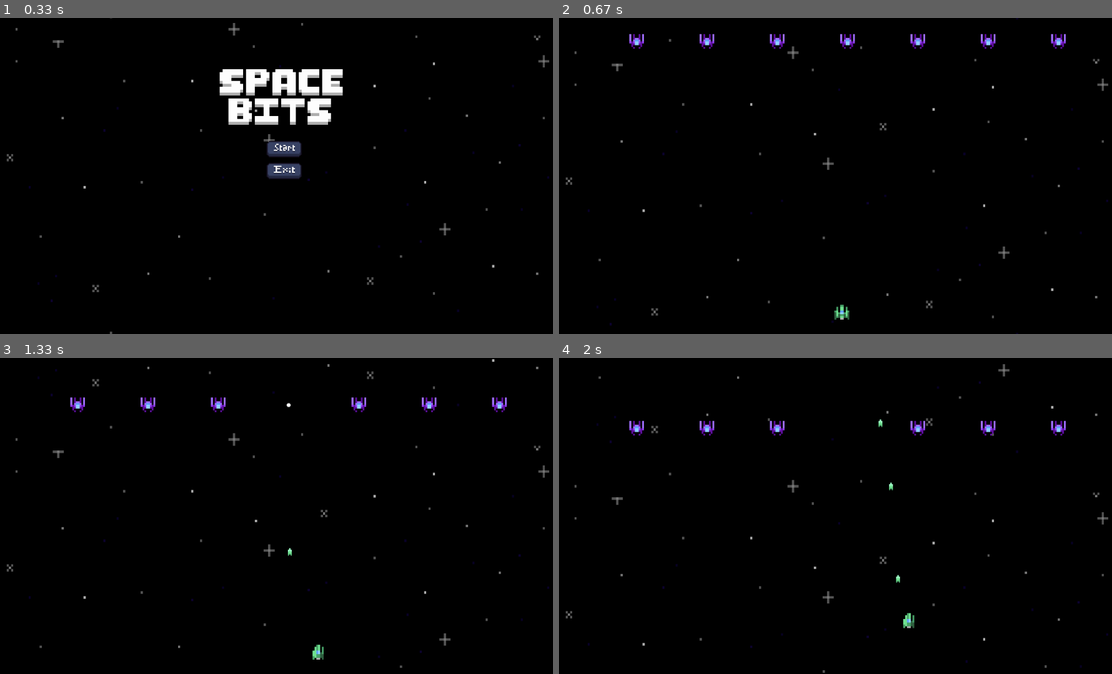
Above: before the commit, frames 1-4 (two rows, left to right).
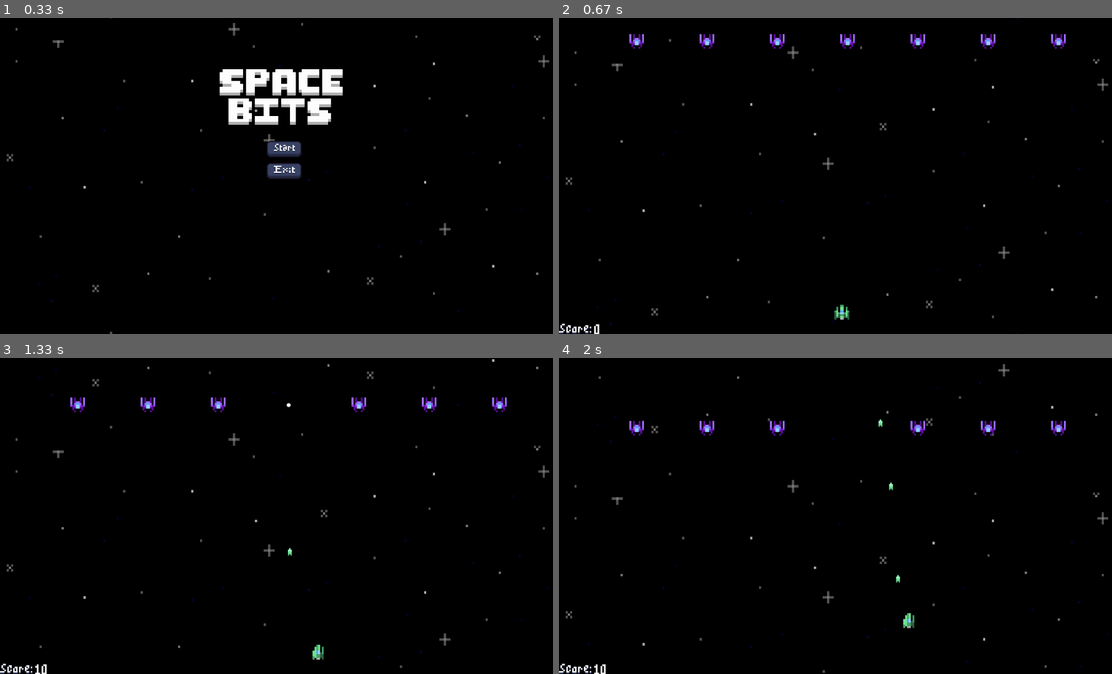
Above: after the commit, the same moments.

Repository: Warlock2006/Space-Bits-pygame
Game: pygame game, started from main.py
Same seed, same stepped clock (60 frames per second), same inputs: the game is played once before the commit and once after it.
Inputs (mouse positions are in pixels of both pictures, inside the frame that each line leads up to):
- Up to frame 1 (0.33 s): no input
- Up to frame 2 (0.67 s): click (841, 150) at 0.38 s
- Up to frame 3 (1.33 s): tap Space at 0.67, 1.07 s; hold Right from 1 s (still down)
- Up to frame 4 (2 s): tap Space at 1.37, 1.57, 1.9 s; release Right at 1.47 s; hold Up 1.5-1.8 s; hold Right from 1.83 s (still down)

Frame 1 is identical in both runs. In frame 2, 0.1% of the frame differs, in the area x 0-8%, y 96-100%; in frame 3, 0.2%, in the area x 0-9%, y 96-100%; in frame 4, 0.2%.

Commit message:
пофиксил кнопку рестарт в меню победы добавил подсчет очков

Diff:
--- a/main.py
+++ b/main.py
@@ -51,10 +51,13 @@
 width, height = 1920, 1080
 screen = pygame.display.set_mode((width, height))
 pygame.init()
-showing_menu = True
+pygame.font.init()
+font = pygame.font.Font("MinimalPixel v2.ttf", 20)
+score_image = pygame.image.load('score_text.png')
 laser_sound1 = pygame.mixer.Sound('Laser_shoot 66.wav')
 laser_sound2 = pygame.mixer.Sound('Laser_shoot 70 (1).wav')
 laser_sound3 = pygame.mixer.Sound('Laser_shoot 85 (1).wav')
+hit_sound = pygame.mixer.Sound('Hit_hurt 64.wav')
 explosion_sound = pygame.mixer.Sound('Explosion 20.wav')
 clicksound = pygame.mixer.Sound('click.wav')
 pygame.mixer.music.load('Lost In The Neon Light - Fei Theme 8 bit (Space Rangers cover).mp3')
@@ -147,6 +150,7 @@
         self.is_moving_back = None
         self.is_alive = True
         self.is_shooting = False
+        self.score = 0
         self.timer = 0
         self.bullets = pygame.sprite.Group()
 
@@ -250,6 +254,7 @@
                 self.is_alive = False
                 exp = Explosion((self.rect.x, self.rect.y), (50, 50), self.player.bullets)
                 explosion_sound.play()
+                self.player.score += 10
                 self.kill()
                 b.kill()
         self.move()
@@ -305,6 +310,7 @@
                 b.kill()
                 exp = Explosion((self.rect.x, self.rect.y), (50, 50), self.player.bullets)
                 explosion_sound.play()
+                self.player.score += 20
                 self.kill()
         self.move()
 
@@ -347,11 +353,14 @@
         for b in self.player.bullets:
             if self.rect.colliderect(b.rect):
                 self.hp -= 1
+                hit_sound.set_volume(0.3)
+                hit_sound.play()
                 b.kill()
         if self.hp == 0:
             self.is_alive = False
             explosion = Explosion((self.rect.x, self.rect.y), (100, 100), self.player.bullets)
             explosion_sound.play()
+            self.player.score += 100
             self.kill()
         self.move()
 
@@ -501,6 +510,21 @@
         self.menu_components.update()
 
 
+class Score(pygame.sprite.Sprite):
+    def __init__(self, pos, player: Player, *groups):
+        super().__init__(*groups)
+        self.image = pygame.image.load('score_text.png')
+        self.image = pygame.transform.scale(self.image, (110, 35))
+        self.rect = self.image.get_rect()
+        self.player = player
+        self.rect.left, self.rect.bottom = pos
+
+    def update(self, *args: Any, **kwargs: Any) -> None:
+        score = font.render(f'{self.player.score}', True, (255, 255, 255))
+        score = pygame.transform.scale(score, (score.get_width() * 2, score.get_height() * 2))
+        screen.blit(score, (self.rect.right + 10, self.rect.top))
+
+
 class MyGame(Game):
 
     def __init__(self, width: int, height: int, screen):
@@ -519,6 +543,7 @@
         self.show_win = False
         self.player_registered = False
         self.space_spawned = False
+        self.score = None
         self.wave = 1
         self.timer = 450
         self.all_killed = True
@@ -552,6 +577,9 @@
                 self.show_game_over = False
                 self.wave = 1
                 self.timer = 450
+                if self.score:
+                    self.score.kill()
+                    self.score = None
                 self.setup_game()
             if self.game_over.exit_button.is_clicked:
                 self.running = False
@@ -560,6 +588,9 @@
                 self.show_win = False
                 self.wave = 1
                 self.timer = 450
+                if self.score:
+                    self.score.kill()
+                    self.score = None
                 self.setup_game()
             if self.win.exit_button.is_clicked:
                 self.running = False
@@ -570,6 +601,8 @@
             for component in self.menu.menu_components:
                 component.kill()
             self.player = Player((width // 2 - 20, height - 100), self.all_sprites, self.enemies)
+            if not self.score:
+                self.score = Score((0, height), self.player, self.bg)
             if not self.player_registered:
                 self.register_event(pygame.KEYDOWN, self.player.set_flags)
                 self.register_event(pygame.KEYUP, self.player.set_flags)
@@ -634,6 +667,7 @@
             if self.boss_was_spawned:
                 if not self.boss.is_alive:
                     self.show_win = True
+                    self.boss_was_spawned = False
                     for s in self.all_sprites:
                         s.kill()
             for e in self.enemies:
@@ -644,6 +678,8 @@
             self.menu.update()
         elif self.show_game_over:
             self.game_over.update()
+        elif self.show_win:
+            self.win.update()
 
 
 if __name__ == '__main__':
Binary file added: MinimalPixel v2.ttf
Binary file added: app.ico
Binary file added: score_text.png
Not shown, added: Hit_hurt 64.wav
